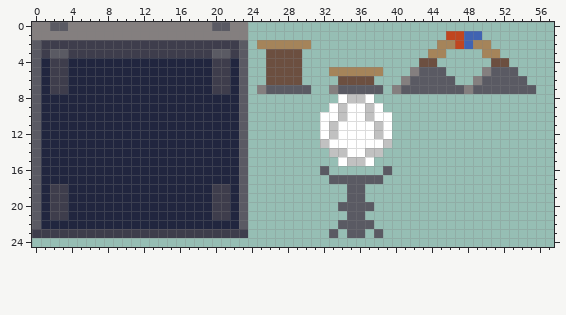
A pixel-art file gets an edit: assets/ase/entities.aseprite. That is the earlier state.
80x80 pixels, 1 frame. Shown: x 0..57, y 0..24.
New version:
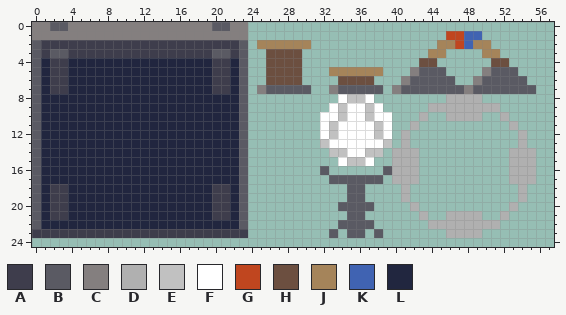
Palette (. is transparent): A #3e3d4c  B #5a5a63  C #847f7f  D #b0b0b0  E #c1c1c1  F #ffffff  G #c0461f  H #6c4f40  J #a5845a  K #4063b2  L #21263f
Diff:
y 8: x 46..49 .... -> DDDD
y 9: x 44..51 ........ -> DDDDDDDD
y 10: x 43 . -> D; x 46..49 .... -> DDDD; x 52 . -> D
y 11: x 42 . -> D; x 53 . -> D
y 12..13: x 41 . -> D; x 54 . -> D
y 14..17: x 40..42 ... -> DDD; x 53..55 ... -> DDD
y 18..19: x 41 . -> D; x 54 . -> D
y 20: x 42 . -> D; x 53 . -> D
y 21: x 43 . -> D; x 46..49 .... -> DDDD; x 52 . -> D
y 22: x 44..51 ........ -> DDDDDDDD
y 23: x 46..49 .... -> DDDD
